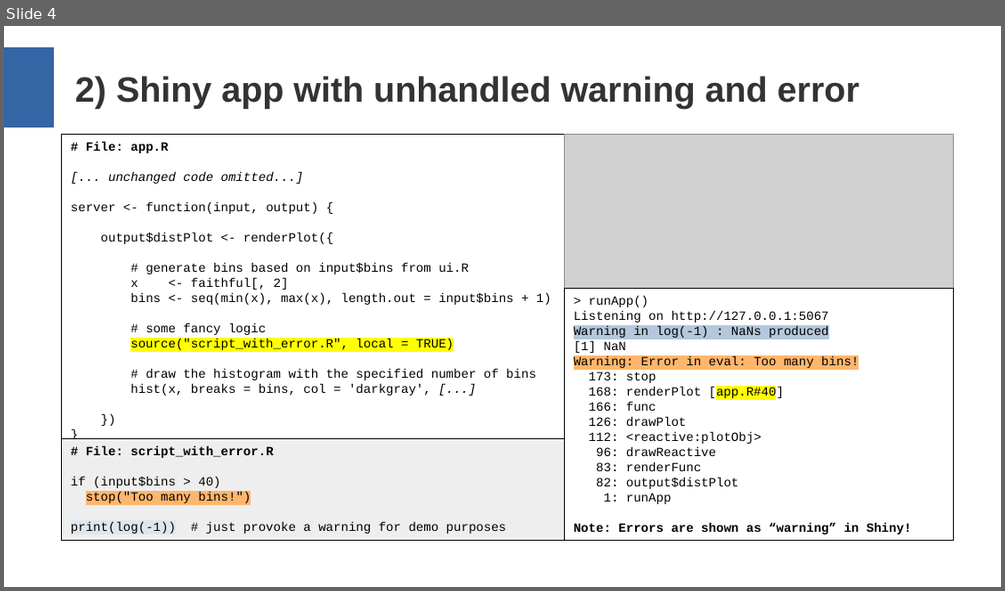
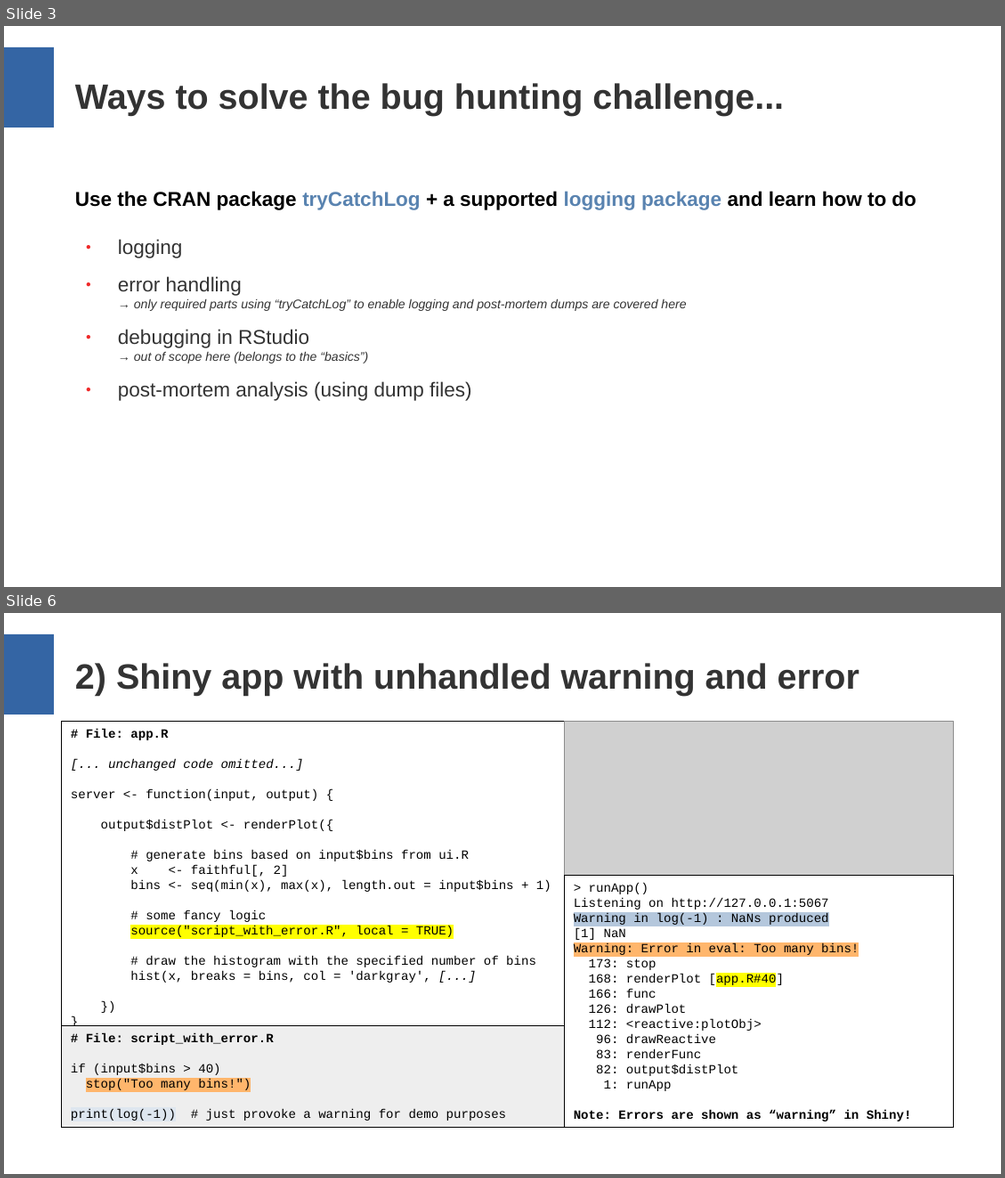
Before and after one commit to aryoda/R_shiny_post_mortem_analysis_training, a slide deck: Training slides (layout may be broken).pptx. Shown one above the other, each under a label of ours: slide 4 before the commit, slides 3 and 6 after it; the slides between them are not shown. The pictures are 1005x591 and 1005x1178 pixels, drawn with LibreOffice and Linux fonts; fonts in the diff are those of the drawing; grey boxes stand for pictures. Boxes give left, top, right and bottom in pixels: in the first picture for what was removed or moved away, otherwise in the second. Text is boxed around its words. In the diff, an @@ line names an element or a change of style, - is before the commit and + after.

Commit message:
Add link to upcoming tryCatchLog release. Create pdf and pptx file versions

```diff
--- a/Training slides (layout may be broken).pptx
+++ b/Training slides (layout may be broken).pptx
@@ slide 3 added at box(4, 26, 1001, 587), background #FFFFFF; not listed: 1 template element that a slide beside it also shows @@
@@ text added at box(75, 83, 784, 116), 28 pt, text #333333, bold @@
+Ways to solve the bug hunting challenge...
@@ text added at box(75, 191, 915, 401), 16 pt, text #333333 @@
+Use the CRAN package tryCatchLog + a supported logging package and learn how to do
+● logging
+● error handling
+  → only required parts using “tryCatchLog” to enable logging and post-mortem dumps are covered here
+● debugging in RStudio
+  → out of scope here (belongs to the “basics”)
+● post-mortem analysis (using dump files)
@@ what was slide 4 is now slide 6 @@
```
Also in this commit, not shown: 6 slides changed, 2 other slides added, 2 other files.
